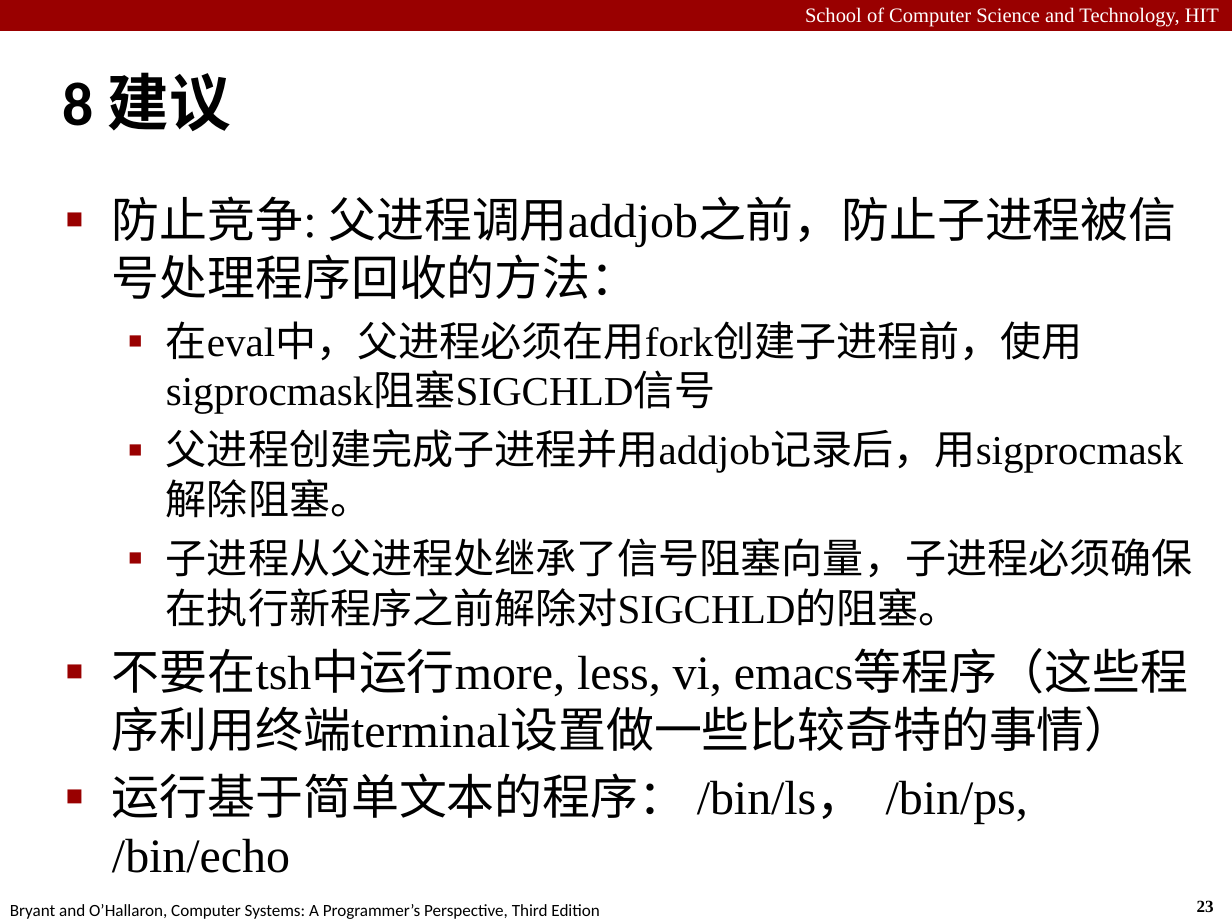
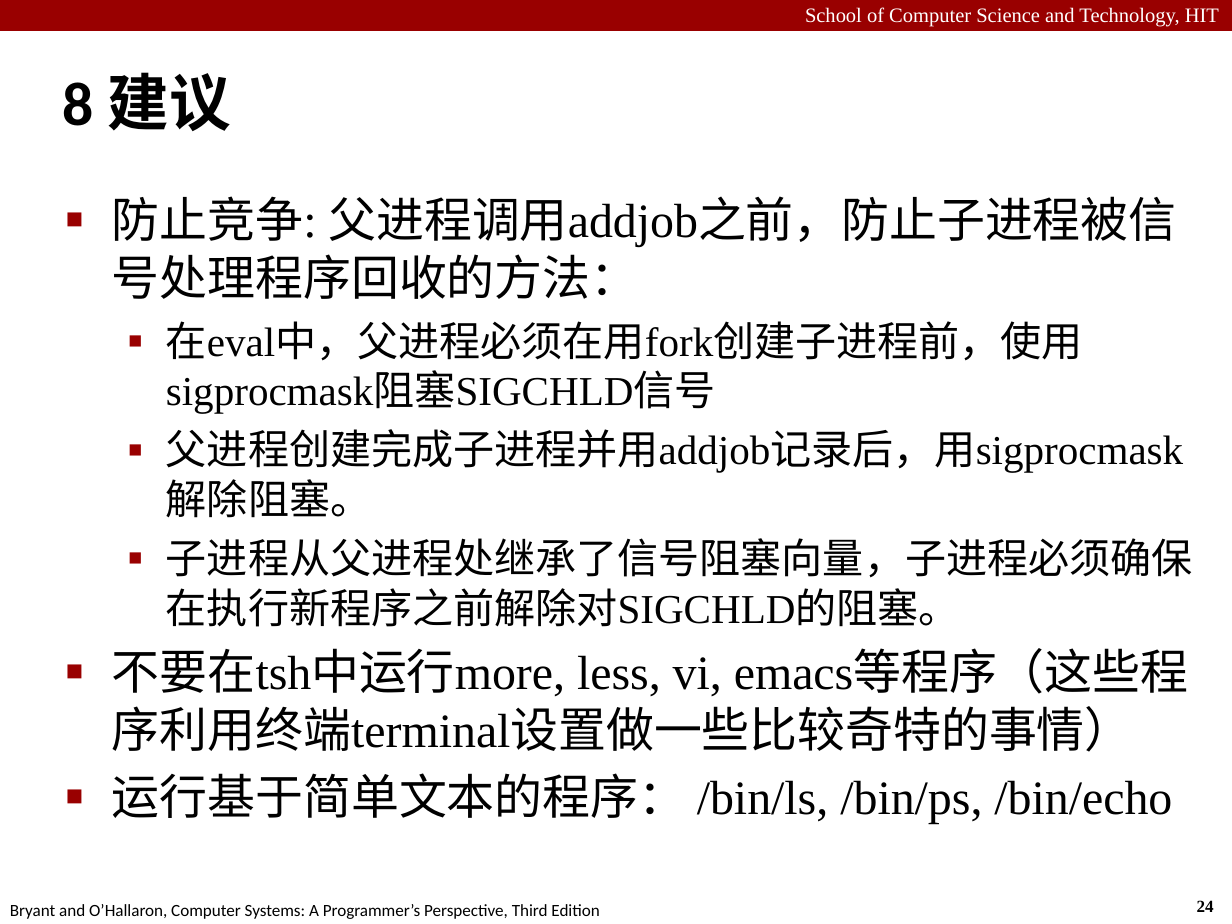
Before and after one commit to cuttingedge191/HITCS-ICS_CSAPP, a slide deck: slide 24 of HIT_Labs/Lab7/Lab7-2021.pptx (slide 23 before the commit). Drawn at 1232x924 pixels with LibreOffice and Linux fonts; fonts in the diff are those of the drawing. Boxes give left, top, right and bottom in pixels: in the first picture for what was removed or moved away, otherwise in the second. Text is boxed around its words. In the diff, an @@ line names an element or a change of style, - is before the commit and + after.

```diff
--- a/HIT_Labs/Lab7/Lab7-2021.pptx
+++ b/HIT_Labs/Lab7/Lab7-2021.pptx
@@ text at [112,773,1172,824]: text changed @@
-■ 运行基于简单文本的程序： /bin/ls， /bin/ps, /bin/echo
+■ 运行基于简单文本的程序： /bin/ls, /bin/ps, /bin/echo
@@ page number at [1197,900,1214,912]: text changed @@
-23
+24
```
Also in this commit, not shown: 8 other slides changed, 1 slide added, 43 other files.
